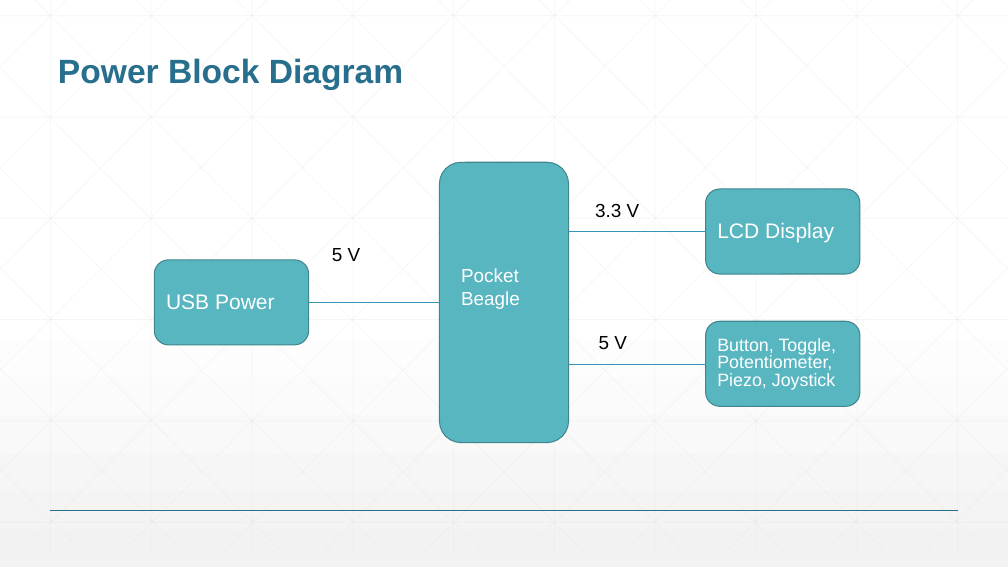
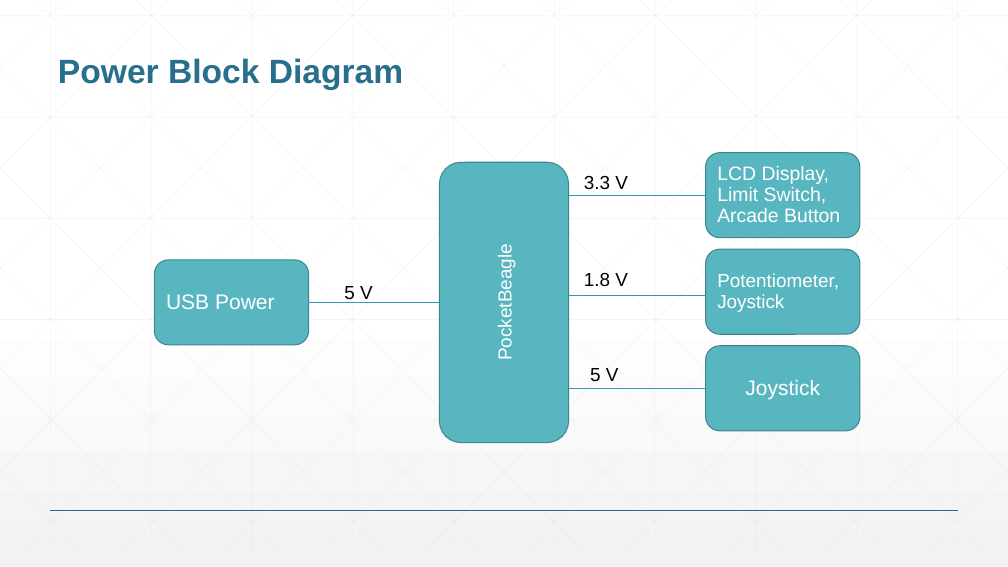
Before and after one commit to erickmor/ENGI301, a slide deck: slide 4 of project_01/docs/ErickMorales_ENGI301_project_proposal.pptx. Drawn at 1008x567 pixels with LibreOffice and Linux fonts; fonts in the diff are those of the drawing. Boxes give left, top, right and bottom in pixels: in the first picture for what was removed or moved away, otherwise in the second. Text is boxed around its words. In the diff, an @@ line names an element or a change of style, - is before the commit and + after.

```diff
--- a/project_01/docs/ErickMorales_ENGI301_project_proposal.pptx
+++ b/project_01/docs/ErickMorales_ENGI301_project_proposal.pptx
@@ text "3.3 V": place and size @@
-text "3.3 V" at box(595, 204, 640, 217)
+text "3.3 V" at box(584, 175, 628, 189)
@@ text "LCD Display, Limit Switch, Arcade ...": place and size @@
-text "LCD Display, Limit Switch, Arcade ..." at box(706, 189, 860, 274)
+text "LCD Display, Limit Switch, Arcade ..." at box(706, 153, 860, 237)
@@ text at box(717, 166, 840, 222): text changed; size 20 to 18.5 pt @@
-LCD Display
+LCD Display, Limit Switch, Arcade Button
@@ line moved from (569, 231) - (706, 231) to (569, 195) - (706, 195) @@
@@ text removed at box(461, 268, 520, 309) @@
-Pocket
-Beagle
@@ text in rounded rectangle at box(494, 255, 515, 358): text added @@
+PocketBeagle
@@ rounded rectangle added at box(706, 250, 860, 334), fill #58B6C0, outline #41878E 1 pt, 18 pt, text #FFFFFF @@
+Potentiometer, Joystick
@@ text "5 V" rewrapped from box(332, 248, 361, 261) to box(344, 286, 373, 303) @@
@@ line added from (706, 296) to (569, 296), #3494BA 0.5 pt @@
@@ text added at box(584, 272, 628, 286), 18 pt, text #000000 @@
+1.8 V
@@ text "5 V": place and size @@
-text "5 V" at box(599, 336, 627, 350)
+text "5 V" at box(590, 368, 619, 382)
@@ rounded rectangle "Joystick": place and size @@
-rounded rectangle "Joystick" at box(706, 321, 860, 406)
+rounded rectangle "Joystick" at box(706, 346, 860, 430)
@@ line moved from (706, 364) - (569, 364) to (706, 389) - (569, 389) @@
@@ text in rounded rectangle at box(745, 380, 820, 399): text changed; size 17 to 20 pt @@
-Button, Toggle, Potentiometer, Piezo, Joystick
+Joystick
```
Also in this commit, not shown: 3 other slides changed.
